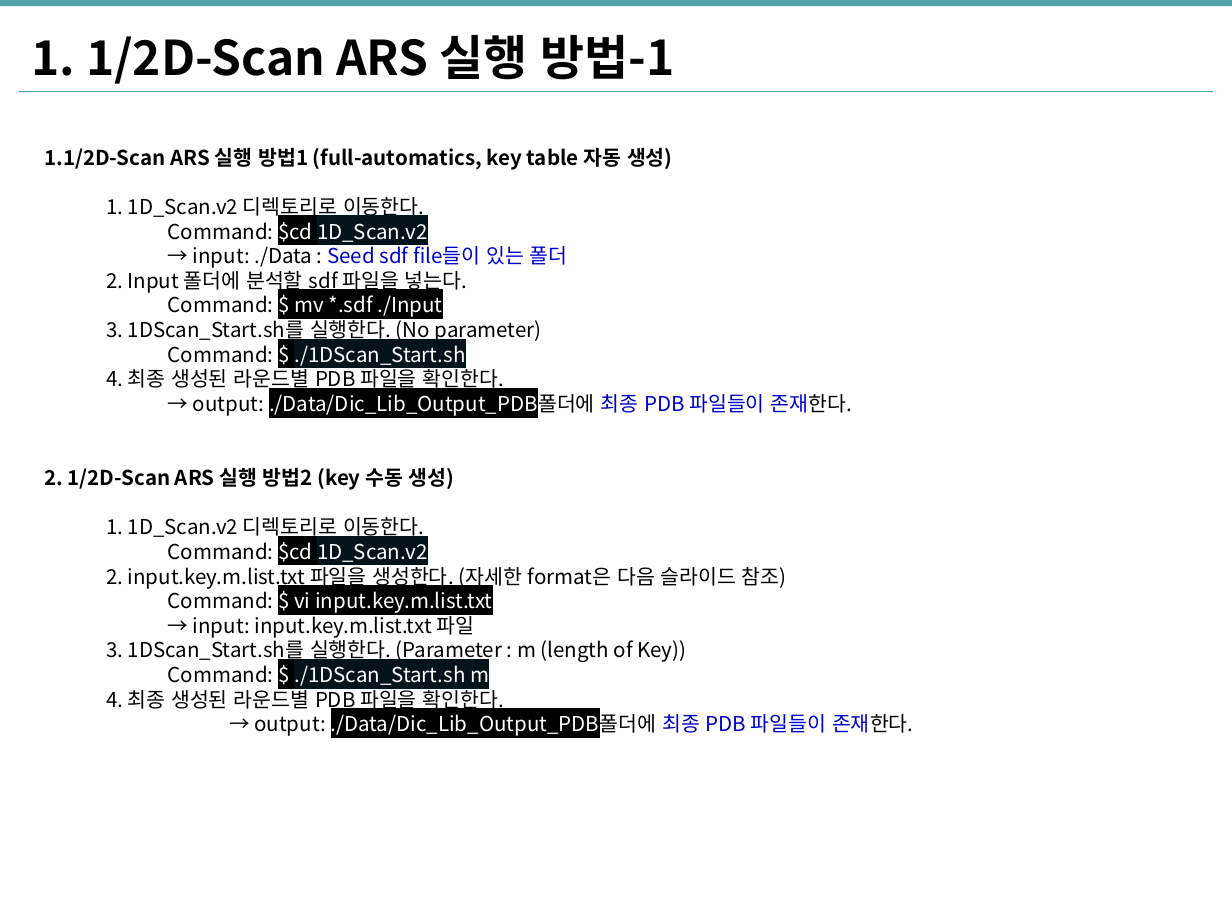
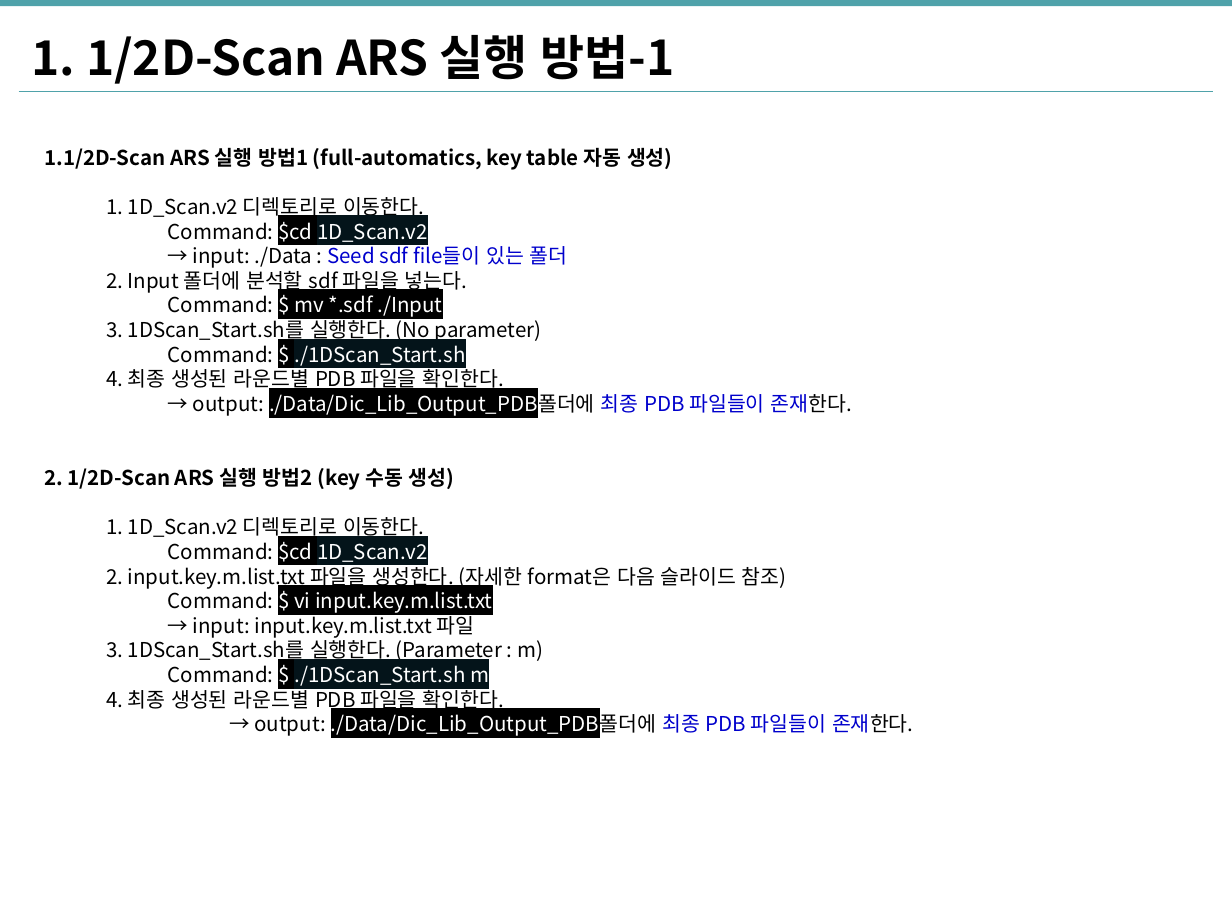
Before and after one commit to STBneo/ADD2_yong, a slide deck: slide 28 of 1Dscan/1_2D-scan_PT_201007.v1.pptx. Drawn at 1232x924 pixels with LibreOffice and Linux fonts; fonts in the diff are those of the drawing; background and template pictures are left out. Boxes give left, top, right and bottom in pixels: in the first picture for what was removed or moved away, otherwise in the second. Text is boxed around its words. In the diff, an @@ line names an element or a change of style, - is before the commit and + after.

Commit message:
PPT 수정 // DB 파일 정보 정리

```diff
--- a/1Dscan/1_2D-scan_PT_201007.v1.pptx
+++ b/1Dscan/1_2D-scan_PT_201007.v1.pptx
@@ text at box(106, 637, 543, 663): text changed @@
-  3. 1DScan_Start.sh를 실행한다. (Parameter : m (length of Key))
+  3. 1DScan_Start.sh를 실행한다. (Parameter : m)
```
Also in this commit, not shown: 2 other files.
